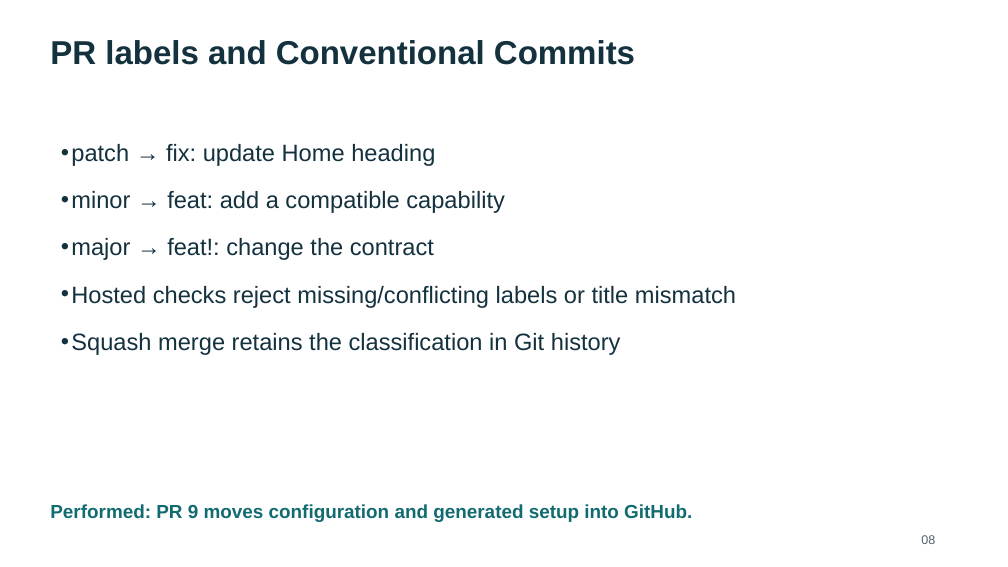
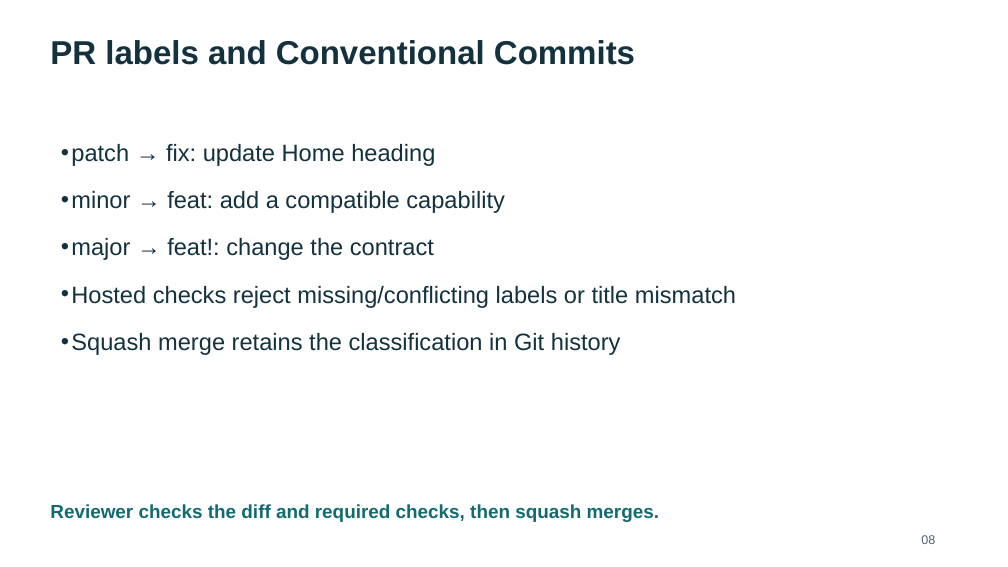
Before and after one commit to rstyczynski/APEX_CICD, a slide deck: slide 8 of progress/E.3/sprint_E.3_increment_demo.pptx. Drawn at 1008x567 pixels with LibreOffice and Linux fonts; fonts in the diff are those of the drawing. Boxes give left, top, right and bottom in pixels: in the first picture for what was removed or moved away, otherwise in the second. Text is boxed around its words. In the diff, an @@ line names an element or a change of style, - is before the commit and + after.

```diff
--- a/progress/E.3/sprint_E.3_increment_demo.pptx
+++ b/progress/E.3/sprint_E.3_increment_demo.pptx
@@ text at bbox=[50, 504, 659, 522]: text changed @@
-Performed: PR 9 moves configuration and generated setup into GitHub.
+Reviewer checks the diff and required checks, then squash merges.
```
Also in this commit, not shown: 6 other slides changed, 1 slide removed, 5 other files.
